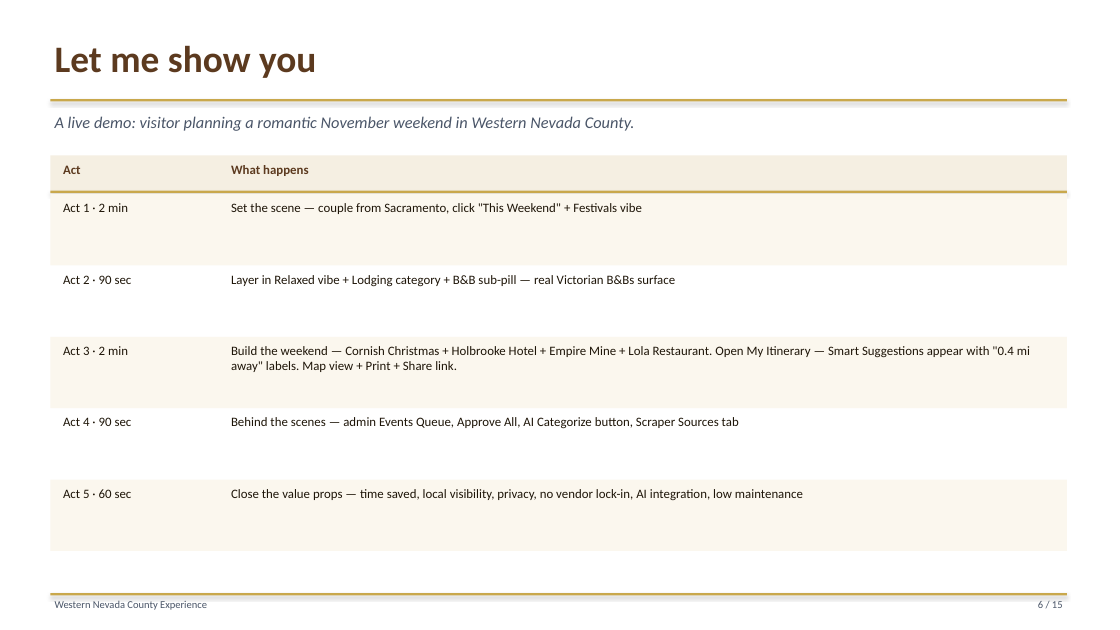
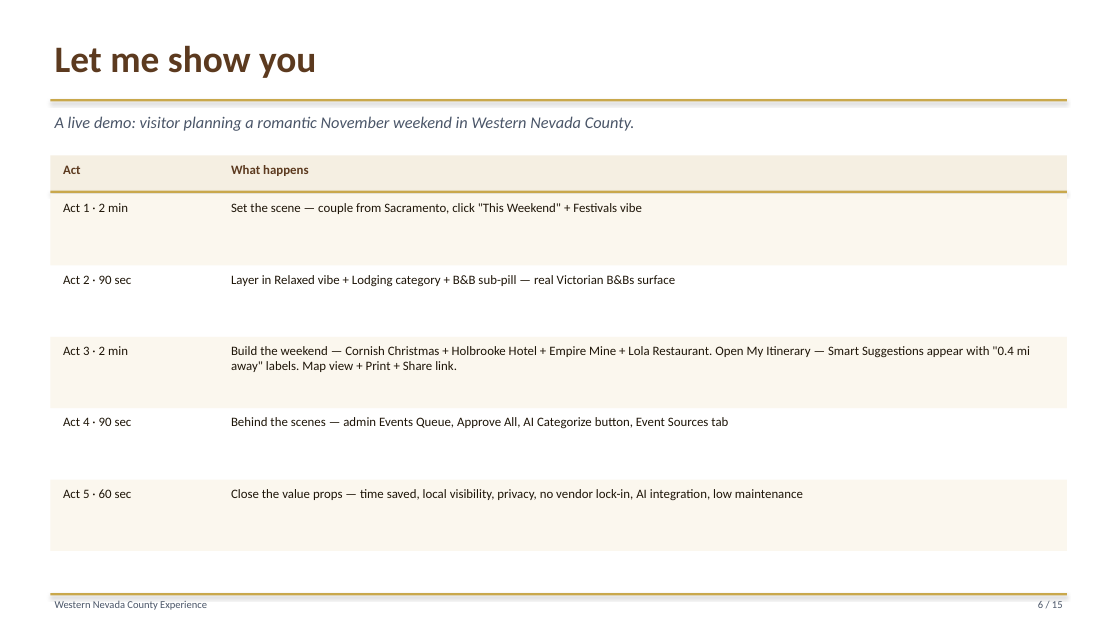
Before and after one commit to liammlrb-eng/nevada-county-experiences, a slide deck: slide 6 of demo_pitch.pptx. Drawn at 1120x630 pixels with LibreOffice and Linux fonts; fonts in the diff are those of the drawing. Boxes give left, top, right and bottom in pixels: in the first picture for what was removed or moved away, otherwise in the second. Text is boxed around its words. In the diff, an @@ line names an element or a change of style, - is before the commit and + after.

```diff
--- a/demo_pitch.pptx
+++ b/demo_pitch.pptx
@@ text at (231,417,728,429): text changed @@
-Behind the scenes — admin Events Queue, Approve All, AI Categorize button, Scraper Sources tab
+Behind the scenes — admin Events Queue, Approve All, AI Categorize button, Event Sources tab
```
Also in this commit, not shown: 8 other slides changed, 3 other files.
